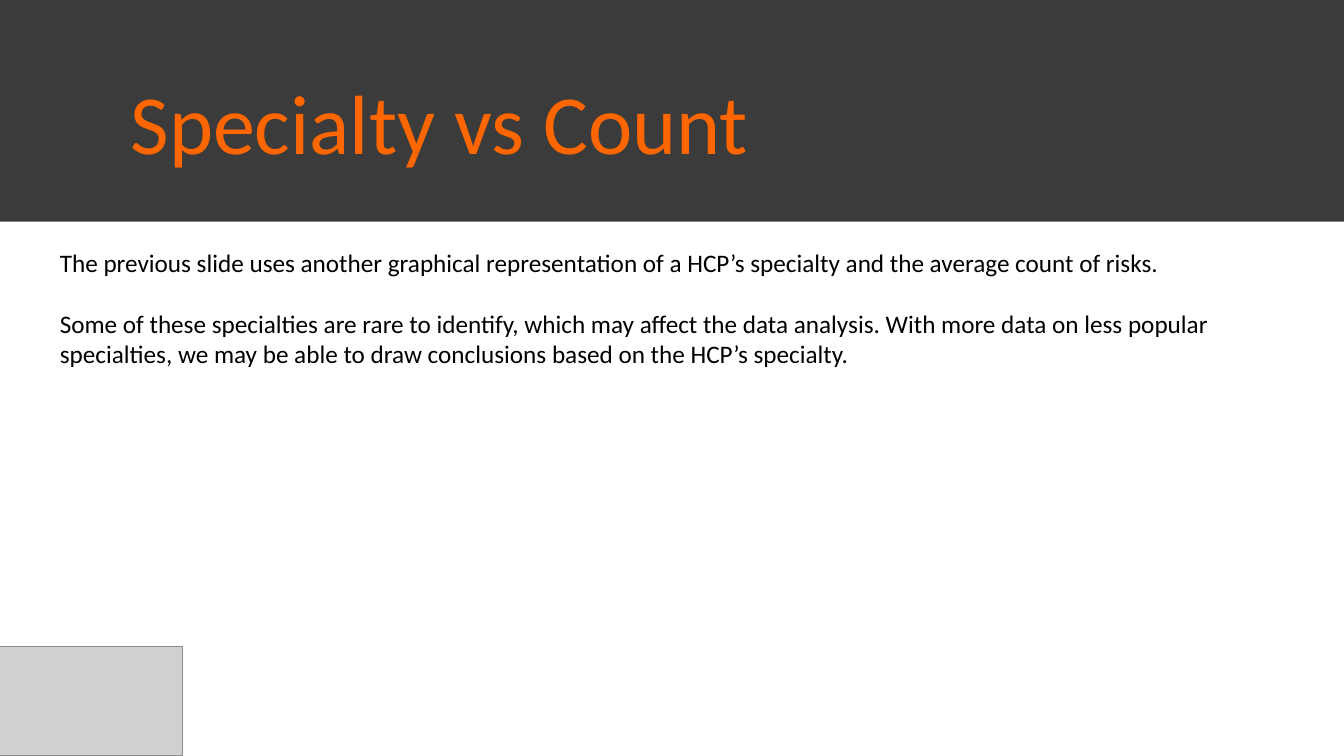
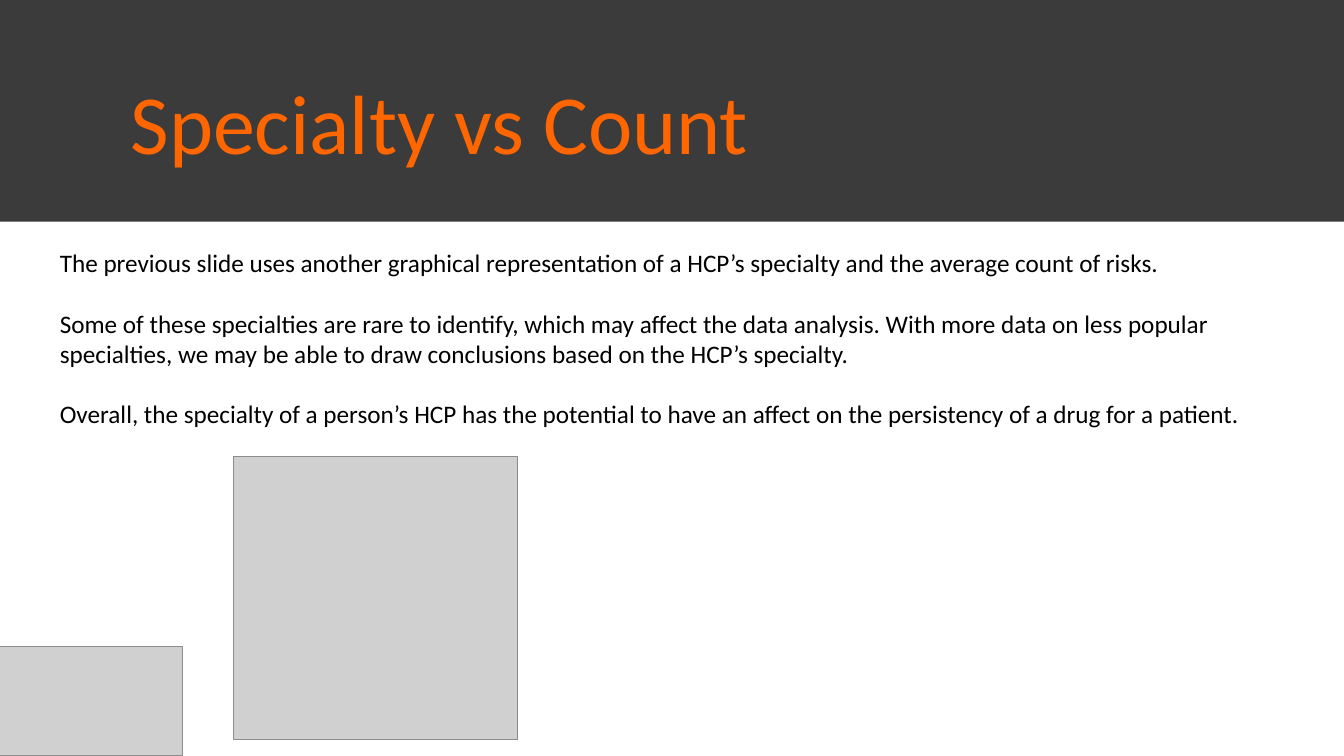
Before and after one commit to anshimathur0325/Data-Science-Persistency-of-a-Drug-Project, a slide deck: slide 17 of Week 11 EDA presentation.pptx (slide 16 before the commit). Drawn at 1344x756 pixels with LibreOffice and Linux fonts; fonts in the diff are those of the drawing; grey boxes stand for pictures. Boxes give left, top, right and bottom in pixels: in the first picture for what was removed or moved away, otherwise in the second. Text is boxed around its words. In the diff, an @@ line names an element or a change of style, - is before the commit and + after.

```diff
--- a/Week 11 EDA presentation.pptx
+++ b/Week 11 EDA presentation.pptx
@@ text at (60, 405, 1238, 428): paragraph added @@
+Overall, the specialty of a person’s HCP has the potential to have an affect on the persistency of a drug for a patient.
@@ picture added at (234, 457, 517, 740) @@
```
Also in this commit, not shown: 1 slide added.
